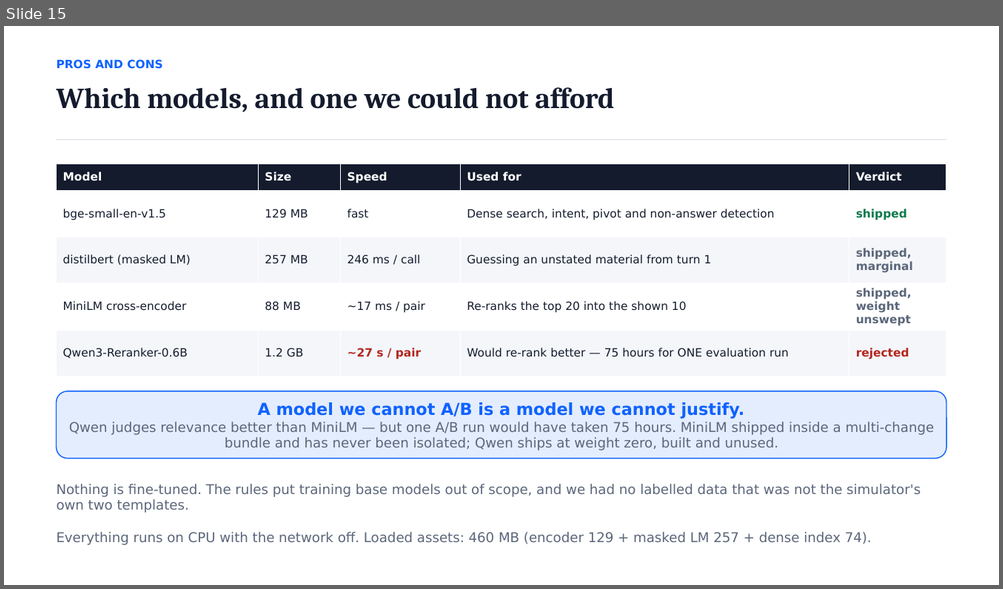
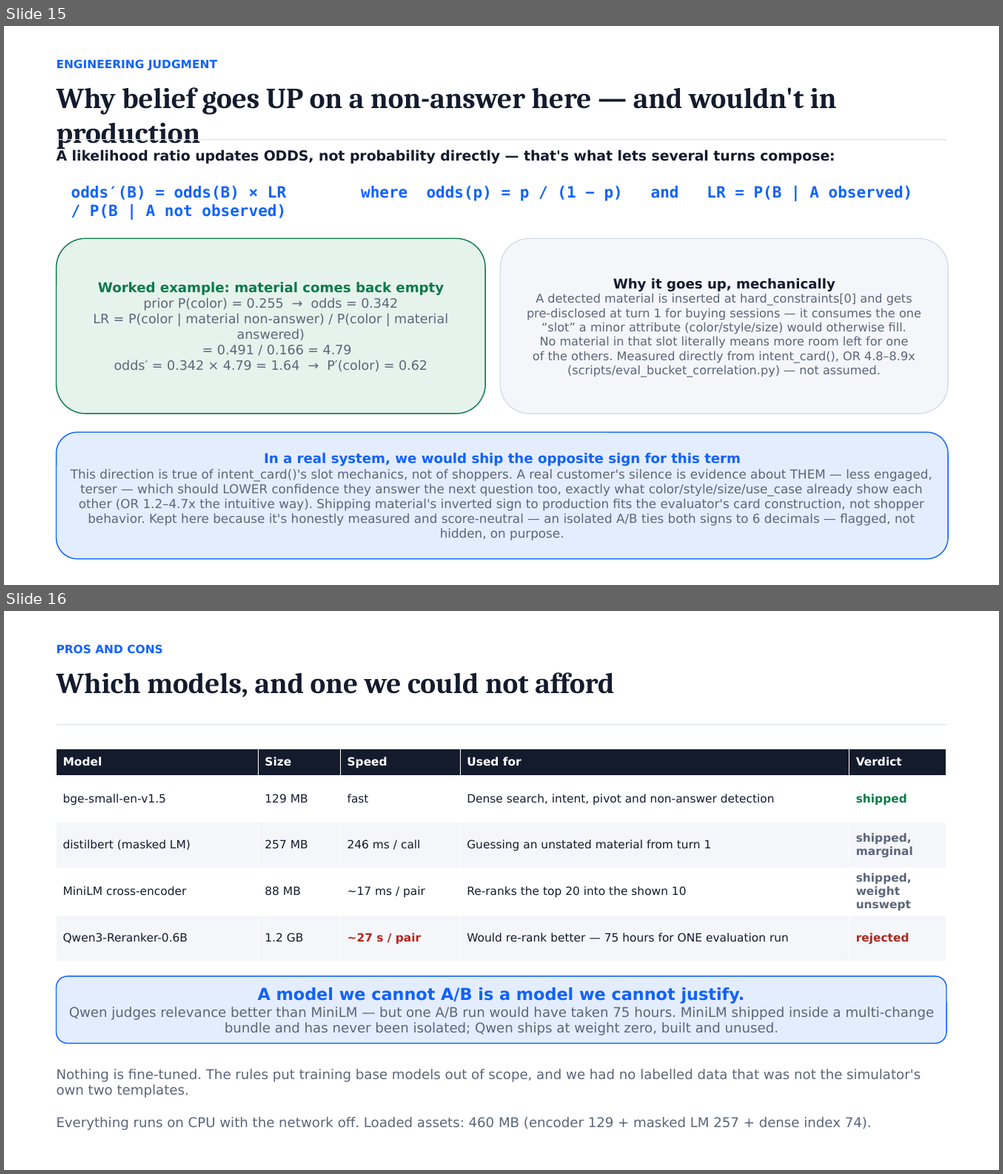
Before and after one commit to kxphan05/Spider-Rank, a slide deck: dist/techjam_track4.pptx. Shown one above the other, each under a label of ours: slide 15 before the commit, slides 15 and 16 after it. The pictures are 1003x589 and 1003x1174 pixels, drawn with LibreOffice and Linux fonts; fonts in the diff are those of the drawing. Boxes give left, top, right and bottom in pixels: in the first picture for what was removed or moved away, otherwise in the second. Text is boxed around its words. In the diff, an @@ line names an element or a change of style, - is before the commit and + after.

```diff
--- a/dist/techjam_track4.pptx
+++ b/dist/techjam_track4.pptx
@@ slide 15 added at bbox=[4, 26, 999, 585], background #FFFFFF @@
@@ text added at bbox=[57, 59, 217, 70], 11 pt, text #0F62FE, bold @@
+ENGINEERING JUDGMENT
@@ text added at bbox=[57, 87, 836, 150], 28 pt, text #141B2D, bold @@
+Why belief goes UP on a non-answer here — and wouldn't in production
@@ rectangle added at bbox=[57, 139, 946, 140], fill #D8DDE6 @@
@@ text added at bbox=[57, 150, 834, 164], 13.5 pt, text #141B2D, bold @@
+A likelihood ratio updates ODDS, not probability directly — that's what lets several turns compose:
@@ text added at bbox=[71, 186, 913, 201], 15 pt, text #0F62FE, bold @@
+odds′(B) = odds(B) × LR where odds(p) = p / (1 − p) and LR = P(B | A observed) / P(B | A not observed)
@@ rounded rectangle added at bbox=[57, 238, 485, 414], fill #E6F3EC, outline #0B7A4B 1 pt, 12.5 pt, text #5B667A @@
+Worked example: material comes back empty
+prior P(color) = 0.255 → odds = 0.342
+LR = P(color | material non-answer) / P(color | material answered)
+= 0.491 / 0.166 = 4.79
+odds′ = 0.342 × 4.79 = 1.64 → P′(color) = 0.62
@@ rounded rectangle added at bbox=[500, 238, 948, 414], fill #F4F6FA, outline #D8DDE6 1 pt, 11.5 pt, text #5B667A @@
+Why it goes up, mechanically
+A detected material is inserted at hard_constraints[0] and gets
+pre-disclosed at turn 1 for buying sessions — it consumes the one
+“slot” a minor attribute (color/style/size) would otherwise fill.
+No material in that slot literally means more room left for one
+of the others. Measured directly from intent_card(), OR 4.8–8.9x
+(scripts/eval_bucket_correlation.py) — not assumed.
@@ rounded rectangle added at bbox=[57, 432, 948, 560], fill #E4EDFD, outline #0F62FE 1 pt, 12 pt, text #5B667A @@
+In a real system, we would ship the opposite sign for this term
+This direction is true of intent_card()'s slot mechanics, not of shoppers. A real customer's silence is evidence about THEM — less engaged, terser — which should LOWER confidence they answer the next question too, exactly what color/style/size/use_case already show each other (OR 1.2–4.7x the intuitive way). Shipping material's inverted sign to production fits the evaluator's card construction, not shopper behavior. Kept here because it's honestly measured and score-neutral — an isolated A/B ties both signs to 6 decimals — flagged, not hidden, on purpose.
@@ what was slide 15 is now slide 16 @@
```
Also in this commit, not shown: 3 slides changed, 6 other files.
